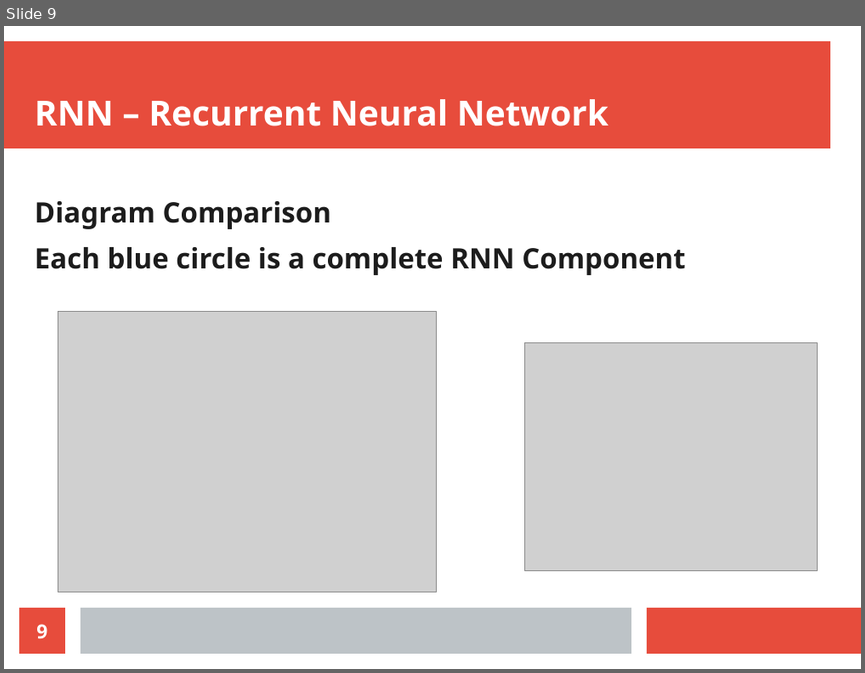
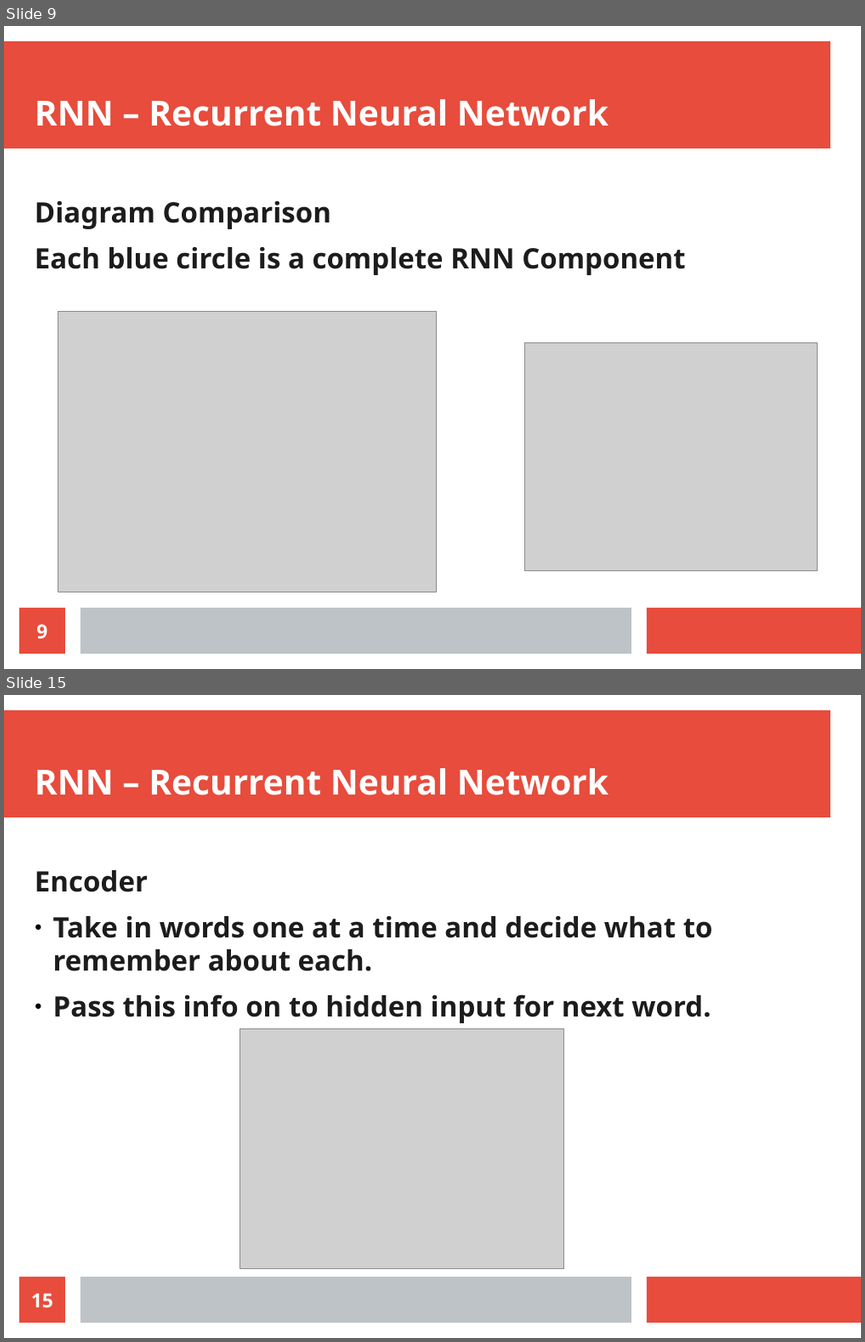
Before and after one commit to radiodee1/liebman_spring20, a slide deck: pdf/thesis_presentation.odp. Shown one above the other, each under a label of ours: slide 9 before the commit, slides 9 and 15 after it; the slides between them are not shown. The pictures are 865x673 and 865x1342 pixels, drawn with LibreOffice and Linux fonts; fonts in the diff are those of the drawing; grey boxes stand for pictures. Boxes give left, top, right and bottom in pixels: in the first picture for what was removed or moved away, otherwise in the second. Text is boxed around its words. In the diff, an @@ line names an element or a change of style, - is before the commit and + after.

```diff
--- a/pdf/thesis_presentation.odp
+++ b/pdf/thesis_presentation.odp
@@ slide 15 added at [4, 695, 861, 1338], background #FFFFFF; not listed: 3 template elements that a slide beside it also shows @@
@@ title added at [35, 768, 608, 795], 32 pt, text #FFFFFF, bold @@
+RNN – Recurrent Neural Network
@@ text added at [35, 870, 713, 1023], 26 pt, text #1C1C1C, bold @@
+Encoder
+● Take in words one at a time and decide what to remember about each.
+● Pass this info on to hidden input for next word.
@@ picture added at [240, 1028, 564, 1269] @@
@@ page number added at [19, 1276, 65, 1322], fill #E74C3C, 18 pt, text #FFFFFF, bold @@
+15
```
Also in this commit, not shown: 7 other slides added, 2 other files.
